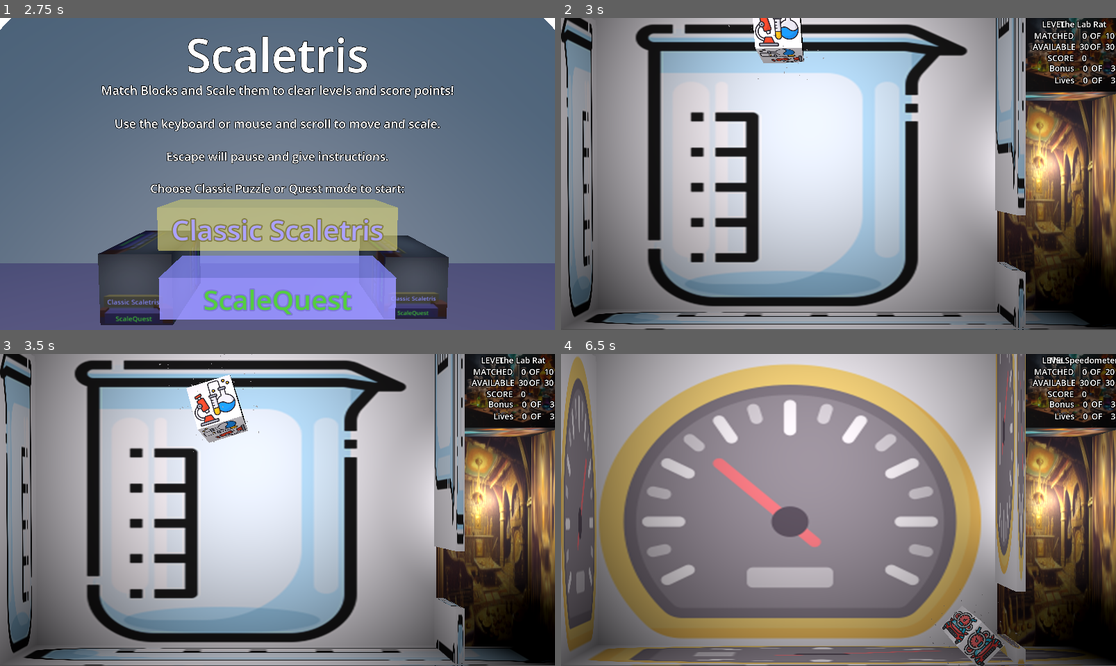
Above: before the commit, frames 1-4 (two rows, left to right).
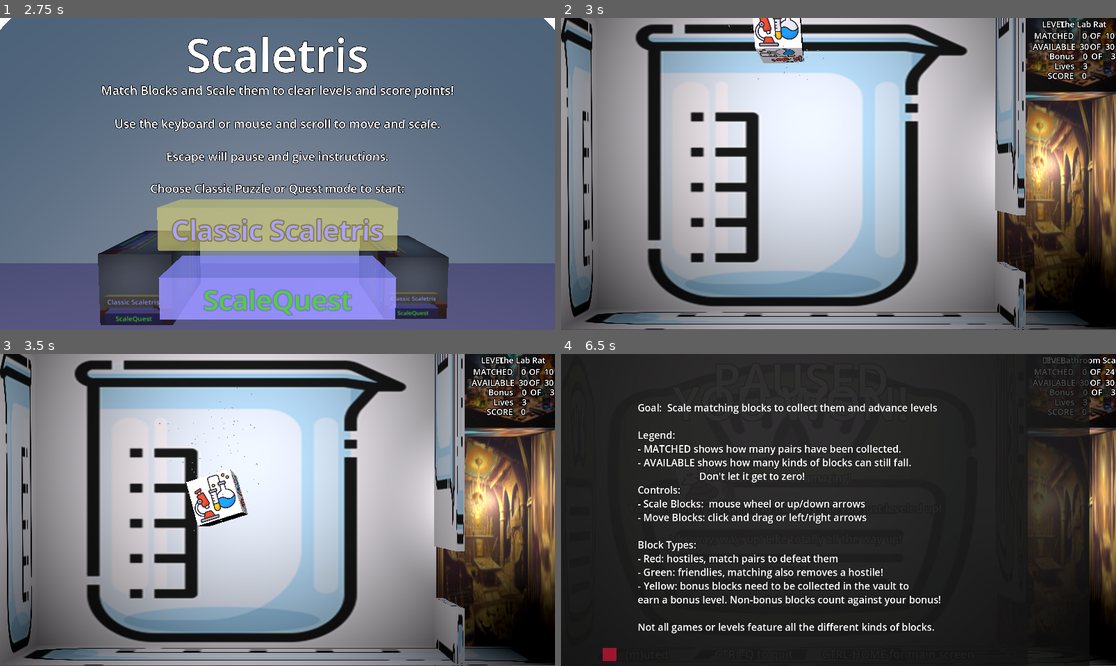
Above: after the commit, the same moments.

Repository: loose-bit-labs/scaletris
Game: Godot game, scene res://welcome.tscn
Same seed, same stepped clock (60 frames per second), same inputs: the game is played once before the commit and once after it. Sound files missing from this copy of the repository are replaced by a short silence.
Inputs (mouse positions are in pixels of both pictures, inside the frame that each line leads up to):
- Up to frame 1 (2.75 s): tap Enter (ui_accept) at 0.5, 0.77, 1.07, 1.52, 1.82 s; move the mouse to (399, 158) at 0.52 s; hold D (right) 0.53-1.28 s; tap 6 at 0.6 s; click (399, 158) at 0.67 s; tap 7 at 0.8, 1.35 s; move the mouse to (166, 189) at 1.27 s; hold S (down) 1.28-2.03 s; click (166, 189) at 1.42 s; tap 8 at 1.55, 2.1 s; move the mouse to (333, 105) at 2.02 s; hold D (right) from 2.03 s (still down); click (333, 105) at 2.17 s; tap X at 2.3 s
- Up to frame 2 (3 s): move the mouse to (810, 236) at 2.77 s; release D (right) at 2.78 s; hold Up (ui_up) from 2.78 s (still down); tap X at 2.85 s; click (810, 236) at 2.92 s
- Up to frame 3 (3.5 s): keep holding Up (ui_up); tap Enter (ui_accept) at 3.02, 3.32 s; tap Z at 3.05 s
- Up to frame 4 (6.5 s): move the mouse to (1005, 556) at 3.52 s; release Up (ui_up) at 3.53 s; hold A (left) 3.53-5.03 s; tap Z at 3.6 s; click (1005, 556) at 3.67 s; tap Enter (ui_accept) at 3.77, 4.07, 4.52, 4.55, 4.82, 6.02, 6.32 s; tap 5 at 3.8, 4.35 s; tap M (mute) at 4.15 s; move the mouse to (672, 463) at 4.27 s; click (672, 463) at 4.42 s; tap P (pause) at 4.9 s; move the mouse to (866, 510) at 5.02 s; hold S (down) 5.03-5.78 s; hold Enter (ui_accept) 5.03-5.78 s; click (866, 510) at 5.17 s; tap 6 at 5.3, 5.85 s; tap Escape (ui_cancel) at 5.65 s; move the mouse to (755, 432) at 5.77 s; hold D (right) from 5.78 s (still down); click (755, 432) at 5.92 s; tap 7 at 6.05 s; tap H (help, bound only after the commit) at 6.4 s

Frame 1 is identical in both runs. In frame 2, 0.5% of the frame differs, in the area x 87-100%, y 11-22%; in frame 3, 2.9%; in frame 4, 89%, in the area x 0-100%, y 0-100%.

Commit message:
add lives, make bonus levels easier to define, add quit / home keys, add testing helpers

Diff:
--- a/godot/data/quest.json
+++ b/godot/data/quest.json
@@ -19,14 +19,7 @@
 			},
 			"boss": "spider",
 			"music":"at-the-side-of-an-rpg-village-121718.mp3",
-			"bonus":{
-				"item":"coin_bag",
-				"count": 5,
-				"required": 3,
-				"chance": 0.1,
-				"gap":1.71,
-				"usefulGapRange": "is from 4.24 to 0.64, 7 is no gap"
-			}
+			"bonus":{"item":"coin_bag"}
 		},
 		{
 			"name": "woods",
@@ -42,7 +35,8 @@
 				"sabertooth behemoth ghost giant":1
 			},
 			"boss":"lion",
-			"music":"secret-garden-mystically-chill-out-music-7489.mp3"
+			"music":"secret-garden-mystically-chill-out-music-7489.mp3",
+			"bonus":{"item":"coin_bag"}
 		},
 		{
 			"name": "cave",
@@ -54,7 +48,8 @@
 				"goblin_axe goblin_spear goblin_sword orc_archer orc_sword":8
 			},
 			"boss": "octopus",
-			"music":"dark-mystery-trailer-taking-our-time-131566.mp3"
+			"music":"dark-mystery-trailer-taking-our-time-131566.mp3",
+			"bonus":{"item":"coin_bag"}
 		},
 		{
 			"name": "lair",
@@ -67,7 +62,8 @@
 				"dragon dragon_flying firedrake":12
 			},
 			"boss": "dragon_transform",
-			"music": "boss-fight-143121.mp3"
+			"music": "boss-fight-143121.mp3",
+			"bonus":{"item":"coin_bag"}
 		},
 		{
 			"name": "pit",
--- a/godot/fof.gd
+++ b/godot/fof.gd
@@ -47,6 +47,13 @@
 
 const DEFAULT_BONUS_TIMER = 90
 
+var DEFAULT_BONUS_SETTINGS = {
+	"count": 5,
+	"required": 3,
+	"chance": 0.2,
+	"gap":3.3 # usefulGapRange is from 4.24 to 0.64, 7 is no gap
+}
+
 #################################################################################################
 
 const TILE_DEFAULT = "mr-tiles"
@@ -139,12 +146,14 @@
 			loaded_levels.append(bonus)
 	return loaded_levels
 
-
 func _level_slackness(level):
 	if not CHANCE in level:
 		# TODO: make sure is bonus level!
 		level.chance = {}
 	if BONUS in level:
+		for field in DEFAULT_BONUS_SETTINGS:
+			if not field in level.bonus:
+				level.bonus[field] = DEFAULT_BONUS_SETTINGS[field]
 		if not level.bonus.item in bestiary:
 			#print("SLACK: load bonus ", level.bonus.item)
 			_load_beastie(level.bonus.item, LOOT, bestiary)
--- a/godot/main.gd
+++ b/godot/main.gd
@@ -22,8 +22,8 @@
 @onready var label_health = $Board/Info/Health/Value
 @onready var label_max_health = $Board/Info/MaxHealth/Value
 @onready var label_score = $Board/Info/Score/Value
-@onready var label_bonus = $Board/Info/Bonus/Value
-@onready var label_bonus_count = $Board/Info/Bonus
+@onready var label_bonus_count = $Board/Info/Bonus/Value
+@onready var label_bonus = $Board/Info/Bonus
 @onready var label_bonus_timer = $Board/Info/BonusTimer
 
 @onready var info_lives = $Board/Info/Lives
@@ -72,12 +72,15 @@
 
 var score_bonus_cleared = 100
 
+@export var dev_mode = true
+@export var helpful_helper = false
+
 ###################################################################################################
 
 func _ready():
 	started = true
 	if Fof.GAME in Fof.world and Fof.LIVES in Fof.world.game:
-		lives =  Fof.world.game.lives
+		lives = Fof.world.game.lives
 		info_lives.show()
 	else:
 		lives = -33
@@ -89,8 +92,7 @@
 
 func _load_level(level_index:int=0):
 	if level_index >= Fof.world.levels.size():
-		game_over = true
-		u_win.show()
+		_on_level_over(false)
 		return
 
 	loading = true
@@ -102,7 +104,8 @@
 		loading = false
 		return
 
-	print("loading level ", current_level)
+	if dev_mode:
+		print("loading level ", current_level)
 
 	_load_reset_values()
 	_load_blocks()
@@ -114,7 +117,8 @@
 	is_bonus_level = Fof.BONUS_LEVEL in level
 	if is_bonus_level:
 		if bonus_count < required_bonus_count:
-			print("sorry, needed ", required_bonus_count, " but you only collected ", bonus_count)
+			if dev_mode:
+				print("sorry, needed ", required_bonus_count, " but you only collected ", bonus_count)
 			bonus_count = 0
 			return true
 		else:
@@ -245,7 +249,7 @@
 func _update_status():
 	label_level.text = level.name.replace("_", " ")
 	label_score.text = str(score)
-	label_bonus.text = str(bonus_count)
+	label_bonus_count.text = str(bonus_count)
 	if is_bonus_level:
 		_update_show_timer()
 	else:
@@ -253,7 +257,7 @@
 		label_required.text = str(level.required)
 		label_health.text = str(possible_count - missed_count)
 		label_max_health.text = str(possible_count)
-		label_lives = str(lives)
+		label_lives.text = str(lives)
 
 func _update_show_timer():
 	var format_this = ""
@@ -268,14 +272,14 @@
 ###################################################################################################
 
 func _input(event):
-	if event is InputEventKey and event.pressed:
+	if dev_mode and event is InputEventKey and event.pressed:
 		_key_pressed(event.keycode) # temporary hack...
 	if event.is_action_pressed("left"):
 		_move(Vector3(-1, 0, 0))
 	if event.is_action_pressed("right"):
 		_move(Vector3(+1, 0, 0))
 	if event.is_action_pressed("ui_accept"):
-		_move(Vector3(0, -1, 0))
+		_move(Vector3(0, -4.4, 0))
 	if event.is_action_pressed("up"):
 		_size(+1)
 	if event.is_action_pressed("down"):
@@ -333,18 +337,19 @@
 		KEY_3: _load_level(2) # cave
 		KEY_4: _load_level(3) # lair
 		KEY_5: _load_level(4) # pit
-		KEY_5: _load_level(5) # pit'
+		KEY_6: _load_level(6) # pit'
+		KEY_7: _load_level(7) # ...
+		KEY_8: _load_level(8) # ...
 		KEY_9: _load_level(9) # win
 		KEY_B: _bonus_hack()
 		KEY_N: _next_level(true)
 		KEY_Q: _show_blocks()
 		KEY_I: _tmi()
+		KEY_X: _auto_match()
+		KEY_Z: _toggle_helper()
 
 func _bonus_hack():
-
-	bonus_count = 33
-	print("HELLO!", bonus_count)
-	#_load_level(1)
+	bonus_count = 9
 	_update_status()
 
 func _bonus_click():
@@ -356,7 +361,8 @@
 func _check_misses():
 	var c =_count_misses()
 	if c != missed_count:
-		_count_misses(true)
+		if dev_mode:
+			_count_misses(true)
 		missed_count = c
 		_check_misses()
 		_update_status()
@@ -371,6 +377,10 @@
 		if debug:
 			print(c, ez)
 	return c
+
+func _toggle_helper():
+	helpful_helper = !helpful_helper
+	print("helpful_helper is ", helpful_helper )
 
 func _handle_bonus_blocks(block):
 	if current_block:
@@ -393,15 +403,18 @@
 		return
 
 	if last_block.entity.name == current_block.entity.name:
-		print("nice, two ", current_block.entity.name)
+		if dev_mode:
+			print("nice, two ", current_block.entity.name)
 		if last_block.size == current_block.size:
 			score = score + 33
 			_remove_block(current_block)
 			_remove_block(last_block)
 			var remaining = block_map.size()
-			print("size matched ", block.entity.name, ", bonus_index is ", bonus_index, " and ", remaining )
+			if dev_mode:
+				print("size matched ", block.entity.name, ", bonus_index is ", bonus_index, " and ", remaining )
 			if bonus_index < 0 and !remaining:
-				print("DECENT!")
+				if dev_mode:
+					print("DECENT!")
 				score = score + score_bonus_cleared * current_level
 				_update_status()
 				_next_level(true)
@@ -411,7 +424,8 @@
 			current_block = null
 			last_block = null
 		else:
-			print("size no match ", block.entity.name)
+			if dev_mode:
+				print("size no match ", current_block.entity.name, " with ", current_block.size, " and ", last_block.size )
 	else:
 		pass
 		#print("no match...")
@@ -442,23 +456,49 @@
 func _create_new_box():
 	if is_bonus_level:
 		# FIXME: should not happen
-		print("how did you get here?")
+		if dev_mode:
+			print("how did you get here?")
 		return
 	if loading:
 		# TODO: don't think this happens...
-		print("still loading...")
+		if dev_mode:
+			print("still loading...")
 		return
 	var block = _instantiate_block()
 	var entity = Fof.entity_for_level(current_level, block_map)
 	if null == entity:
-		print("U LOST I GUESS....", kills , " vs ", level.required)
-		u_lose.show()
-		game_over = true
-		return
+		_on_level_over()
+		return null
 	block.entity = entity
 	_add_block(block, entity)
 	block.configure(self, _random_position(), _random_spin(), gravity, entity)
+	if helpful_helper:
+		var xmin = -4
+		var xmax = +3
+		var x = xmin + (xmax - xmin) * (block.size / entity.level)
+		print("helpling: ", entity.level, " vs ", block.size, " so ", x)
+		block.position.x = x
 	return block
+
+func _on_level_over(lost:bool = true):
+	if lost:
+		# todo: implement lives mechanic
+		lives = lives - 1
+		if lives <= 0:
+			if dev_mode:
+				print("U LOST I GUESS....", kills , " vs ", level.required, " and ", lives)
+			#TODO: play loser sound
+			u_lose.show()
+			game_over = true
+		else:
+			#TODO: play dead sound
+			if dev_mode:
+				print("You are still alive, so restart level")
+			_load_level(current_level)
+	else:
+		#TODO: play winner sound
+		game_over = true
+		u_win.show()
 
 func _add_block(block, entity):
 	var entity_name = entity[Fof.NAME]
@@ -501,6 +541,8 @@
 
 func _check_match():
 	var entity_name = current_block.entity[Fof.NAME]
+	if not entity_name in block_map:
+		return
 	var blocks = block_map[entity_name]
 	var missed = []
 	var matched = []
@@ -520,6 +562,20 @@
 
 ###################################################################################################
 
+func _auto_match():
+	var picks = []
+	for entity_name in block_map:
+		var blocks = block_map[entity_name].filter(func(b): return b.sleeping and Fof.BONUS != b.entity.type)
+		if 2 == blocks.size():
+			picks.append(blocks)
+			print(blocks.size(), " for ", blocks[0].entity.name)
+	if !picks.size():
+		return
+	var pick = picks.pick_random()
+	var primary = pick.pop_front()
+	print("pick ", pick)
+	_matched(primary, pick, null)
+
 # TODO: play the right tone for win / gain
 func _matched(primary, others, _blocks):
 	print("matched ", primary.entity, " and ", others.size(), " others")
@@ -531,6 +587,7 @@
 		_remove_block(other)
 	for block in _get_blocks():
 		block.wakeUp()
+	_check_misses()
 
 # TODO: play per monster sound?
 func _killed(block, count):
@@ -590,8 +647,8 @@
 	return get_tree().get_nodes_in_group("blocks")
 
 func _remove_block(block):
-	remove_child(block)
 	if not block:
+		remove_child(block)
 		return
 	block.remove()
 	if block.entity.name in block_map:
@@ -602,6 +659,7 @@
 		# thinks this is actually ok...
 		if false:
 			print("ERROR: _remove_block could not find ", block.entity.name, " in ", block_map)
+	remove_child(block)
 
 func _remove_blocks():
 	for block in _get_blocks():
@@ -658,8 +716,6 @@
 	print("required_bonus_count: ", required_bonus_count)
 	print("bonus_count: ", bonus_count)
 	print("bonus_timer: ", bonus_timer)
-	print("possible_count: ", possible_count)
-	print("missed_count: ", missed_count)
 	print("is_bonus_level: ", is_bonus_level)
 	print("loading: ", loading)
 	print("game_over: ", game_over)
@@ -676,3 +732,6 @@
 	print("muted: ", Fof.muted)
 	print("should_watch_mouse: ", should_watch_mouse)
 	print("mouse_button_at: ", mouse_button_at)
+	print("possible_count: ", possible_count)
+	print("missed_count: ", missed_count)
+	print("block_map: ", block_map)
--- a/godot/main.tscn
+++ b/godot/main.tscn
@@ -225,7 +225,7 @@
 "
 
 [node name="Score" type="Label3D" parent="Board/Info"]
-transform = Transform3D(1, 0, 0, 0, 1, 0, 0, 0, 1, -0.312405, -0.284675, 0.293211)
+transform = Transform3D(1, 0, 0, 0, 1, 0, 0, 0, 1, -0.312405, -0.630525, 0.293211)
 text = "SCORE
 "
 
@@ -235,7 +235,7 @@
 "
 
 [node name="Bonus" type="Label3D" parent="Board/Info"]
-transform = Transform3D(1, 0, 0, 0, 1, 0, 0, 0, 1, -0.5509, -0.491385, 0.310448)
+transform = Transform3D(1, 0, 0, 0, 1, 0, 0, 0, 1, -0.5509, -0.258722, 0.310448)
 text = "Bonus        OF    3"
 horizontal_alignment = 0
 
@@ -245,12 +245,12 @@
 "
 
 [node name="Lives" type="Label3D" parent="Board/Info"]
-transform = Transform3D(1, 0, 0, 0, 1, 0, 0, 0, 1, -0.451092, -0.725223, 0.310448)
-text = "Lives        OF    3"
+transform = Transform3D(1, 0, 0, 0, 1, 0, 0, 0, 1, -0.451092, -0.450639, 0.310448)
+text = "Lives"
 horizontal_alignment = 0
 
 [node name="Value" type="Label3D" parent="Board/Info/Lives"]
-transform = Transform3D(1, 0, 0, 0, 1, 0, 0, 0, 1, 0.600227, 0, 0)
+transform = Transform3D(1, 0, 0, 0, 1, 0, 0, 0, 1, 0.598131, 0, 0)
 text = "0
 "
 
@@ -275,8 +275,7 @@
 shape = SubResource("BoxShape3D_mot7i")
 
 [node name="BonusTimer" type="Label3D" parent="Board/Info"]
-transform = Transform3D(1, 0, 0, 0, 1, 0, 0, 0, 1, 0, -0.768434, 0.313547)
-visible = false
+transform = Transform3D(1, 0, 0, 0, 1, 0, 0, 0, 1, 0, -0.82922, 0.313547)
 text = "0:00"
 
 [node name="farrightwall" type="StaticBody3D" parent="Board"]
@@ -356,22 +355,21 @@
 font_size = 128
 
 [node name="LabelMuted" type="Label3D" parent="Informatica/Paused"]
-transform = Transform3D(1, 0, 0, 0, 1, 0, 0, 0, 1, -0.0286331, -2.13439, 0)
+transform = Transform3D(1, 0, 0, 0, 1, 0, 0, 0, 1, -2.19687, -2.13439, 0.10837)
 text = "(m)uted"
 
 [node name="MutedBox" type="CSGBox3D" parent="Informatica/Paused/LabelMuted"]
-transform = Transform3D(1, 0, 0, 0, 1, 0, 0, 0, 1, -0.550558, 0.0449386, 0.110711)
+transform = Transform3D(1, 0, 0, 0, 1, 0, 0, 0, 1, -0.528554, -0.000465989, -0.000606537)
 size = Vector3(0.18, 0.18, 0.0126728)
 material = SubResource("StandardMaterial3D_qbs3o")
 
 [node name="UnmutedBox" type="CSGBox3D" parent="Informatica/Paused/LabelMuted"]
-transform = Transform3D(1, 0, 0, 0, 1, 0, 0, 0, 1, -0.550558, 0.0471489, 0.110711)
-visible = false
+transform = Transform3D(1, 0, 0, 0, 1, 0, 0, 0, 1, -0.528554, 0.00174439, -0.000606537)
 size = Vector3(0.18, 0.18, 0.0126728)
 material = SubResource("StandardMaterial3D_7b402")
 
 [node name="NormalExplanation" type="Label3D" parent="Informatica/Paused"]
-transform = Transform3D(1, 0, 0, 0, 1, 0, 0, 0, 1, -2.32748, -0.18811, 0)
+transform = Transform3D(1, 0, 0, 0, 1, 0, 0, 0, 1, -2.32748, -0.18811, 0.108364)
 text = "Goal:  Scale matching blocks to collect them and advance levels
 
 Legend:
@@ -393,7 +391,7 @@
 horizontal_alignment = 0
 
 [node name="BonusExplanation" type="Label3D" parent="Informatica/Paused"]
-transform = Transform3D(1, 0, 0, 0, 1, 0, 0, 0, 1, 0, -0.0369482, 0)
+transform = Transform3D(1, 0, 0, 0, 1, 0, 0, 0, 1, 0, -0.0369482, 0.108364)
 visible = false
 text = "Goal: click a block and scale it to match
 its mate on the other side of the divider
@@ -403,6 +401,10 @@
 get down to zero.
 
 Good Luck!"
+
+[node name="MoreInfo" type="Label3D" parent="Informatica/Paused"]
+transform = Transform3D(1, 0, 0, 0, 1, 0, 0, 0, 1, 0.615436, -2.13127, 0.10578)
+text = "CTRL-Q to quit          CTRL-HOME for main screen"
 
 [node name="Win" type="CSGBox3D" parent="Informatica"]
 transform = Transform3D(1, 0, 0, 0, 1, 0, 0, 0, 1, -0.8047, 3.14299, 1.26077)
--- a/godot/paused.gd
+++ b/godot/paused.gd
@@ -1,11 +1,13 @@
 extends CSGBox3D
+
+const welcome_scene = "res://welcome.tscn"
 
 @onready var arena =  $"../.."
 @onready var mutedBox = $LabelMuted/MutedBox
 @onready var unmutedBox = $LabelMuted/UnmutedBox
 
 func _input(event):
-	if event.is_action_pressed("pause") or event.is_action_pressed("ui_cancel"):
+	if event.is_action_pressed("pause") or event.is_action_pressed("ui_cancel") or event.is_action_pressed("help"):
 		toggle()
 		Input.mouse_mode = Input.MOUSE_MODE_VISIBLE
 	if event.is_action_pressed("mute"):
@@ -15,6 +17,13 @@
 		else:
 			mutedBox.hide()
 			unmutedBox.show()
+	if event.is_action_pressed("quit"):
+		#TODO: prompt
+		get_tree().quit()
+	if event.is_action_pressed("home"):
+		#TODO: prompt
+		print("if only!")
+		get_tree().change_scene_to_file(welcome_scene)
 
 func pause():
 	get_tree().paused = true
--- a/godot/project.godot
+++ b/godot/project.godot
@@ -56,6 +56,22 @@
 "events": [Object(InputEventKey,"resource_local_to_scene":false,"resource_name":"","device":-1,"window_id":0,"alt_pressed":false,"shift_pressed":false,"ctrl_pressed":false,"meta_pressed":false,"pressed":false,"keycode":0,"physical_keycode":77,"key_label":0,"unicode":109,"echo":false,"script":null)
 ]
 }
+help={
+"deadzone": 0.5,
+"events": [Object(InputEventKey,"resource_local_to_scene":false,"resource_name":"","device":-1,"window_id":0,"alt_pressed":false,"shift_pressed":false,"ctrl_pressed":false,"meta_pressed":false,"pressed":false,"keycode":0,"physical_keycode":72,"key_label":0,"unicode":104,"echo":false,"script":null)
+, Object(InputEventKey,"resource_local_to_scene":false,"resource_name":"","device":-1,"window_id":0,"alt_pressed":false,"shift_pressed":false,"ctrl_pressed":false,"meta_pressed":false,"pressed":false,"keycode":0,"physical_keycode":4194332,"key_label":0,"unicode":0,"echo":false,"script":null)
+]
+}
+quit={
+"deadzone": 0.5,
+"events": [Object(InputEventKey,"resource_local_to_scene":false,"resource_name":"","device":-1,"window_id":0,"alt_pressed":false,"shift_pressed":false,"ctrl_pressed":true,"meta_pressed":false,"pressed":false,"keycode":0,"physical_keycode":81,"key_label":0,"unicode":113,"echo":false,"script":null)
+]
+}
+home={
+"deadzone": 0.5,
+"events": [Object(InputEventKey,"resource_local_to_scene":false,"resource_name":"","device":-1,"window_id":0,"alt_pressed":false,"shift_pressed":false,"ctrl_pressed":true,"meta_pressed":false,"pressed":false,"keycode":0,"physical_keycode":4194317,"key_label":0,"unicode":0,"echo":false,"script":null)
+]
+}
 
 [rendering]
 
--- a/godot/welcome.gd
+++ b/godot/welcome.gd
@@ -18,6 +18,7 @@
 var options = ["classic", "quest"]
 
 func _ready():
+	Input.mouse_mode = Input.MOUSE_MODE_VISIBLE
 	_handle_mute()
 	reset()
 
@@ -44,13 +45,15 @@
 		mousey(false)
 	if event is InputEventMouseButton and event.pressed:
 		mousey(true)
+	if event.is_action_pressed("quit"):
+		#TODO: prompt
+		get_tree().quit()
 
 func _toggle_mute():
 	Fof.muted = !Fof.muted
 	_handle_mute()
 
 func _handle_mute():
-	print("TODO: ", Fof.muted)
 	music.stream_paused = Fof.muted
 	# FIXME: this probably won't work"
 	fx.stream_paused = Fof.muted
